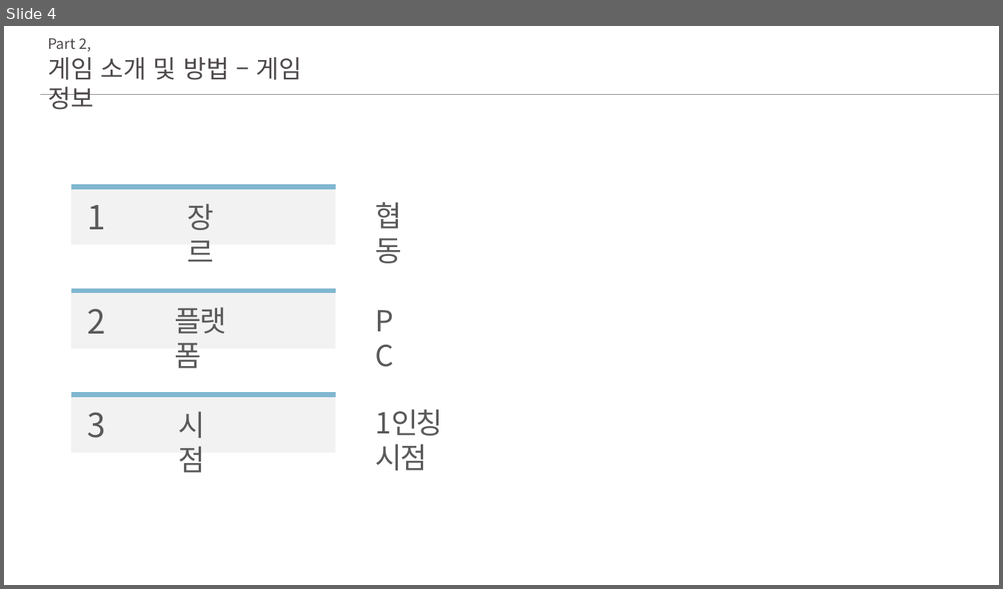
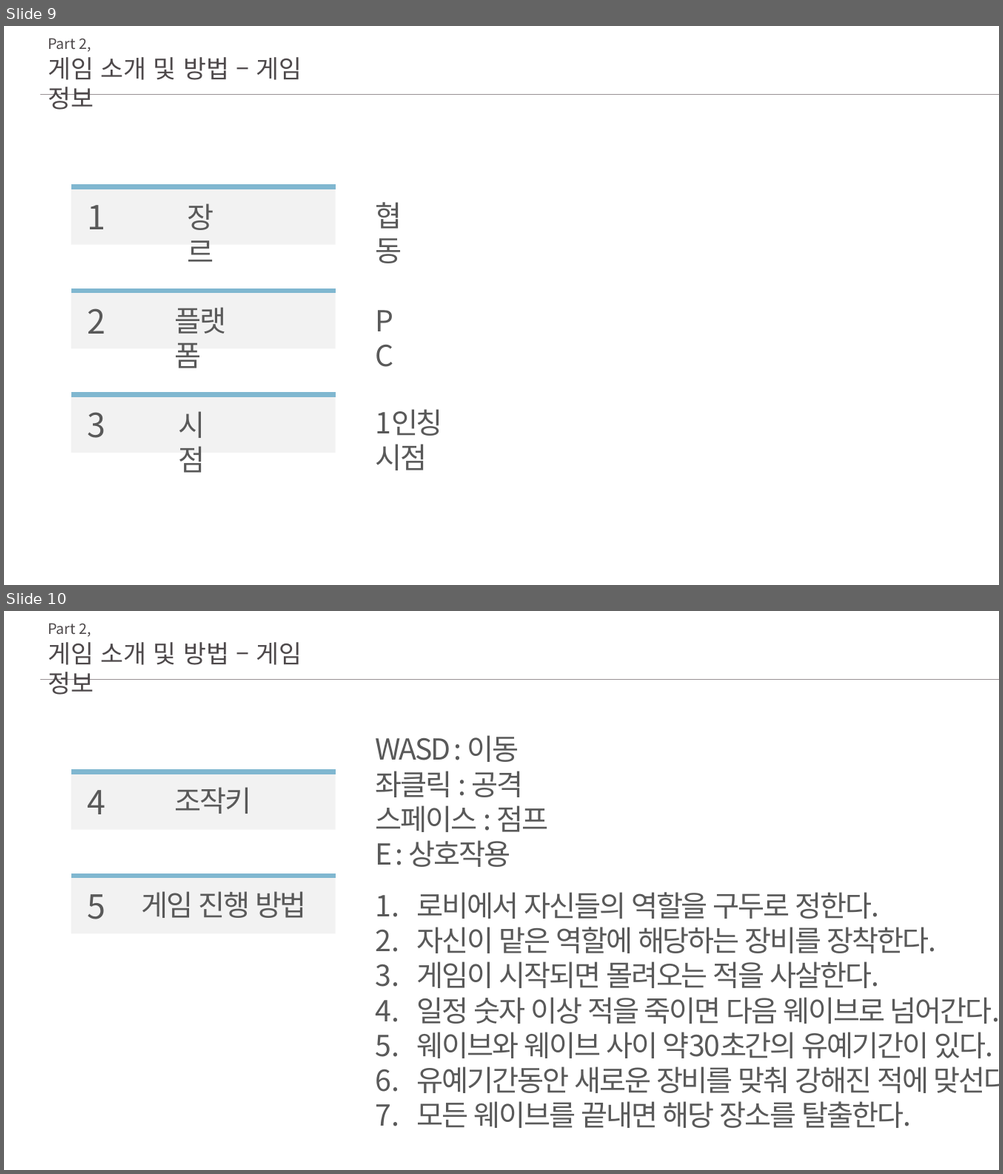
Before and after one commit to ghk01214/KPUFinalGame-deprecated-, a slide deck: docs/초안.pptx. Shown one above the other, each under a label of ours: slide 4 before the commit, slides 9 and 10 after it. The pictures are 1003x589 and 1003x1174 pixels, drawn with LibreOffice and Linux fonts; fonts in the diff are those of the drawing. Boxes give left, top, right and bottom in pixels: in the first picture for what was removed or moved away, otherwise in the second. Text is boxed around its words. In the diff, an @@ line names an element or a change of style, - is before the commit and + after.

```diff
--- a/docs/초안.pptx
+++ b/docs/초안.pptx
@@ slide 10 added at <box>4,611,999,1170</box>, background #FFFFFF @@
@@ text added at <box>48,623,91,637</box>, 14 pt, text #4D484A @@
+Part 2,
@@ text added at <box>48,642,302,695</box>, 24 pt, text #4D484A @@
+게임 소개 및 방법 – 게임 정보
@@ line added from (40, 679) to (999, 679), #989194 0.5 pt @@
@@ text added at <box>375,735,548,867</box>, 28 pt, text #595959 @@
+WASD : 이동
+좌클릭 : 공격
+스페이스 : 점프
+E : 상호작용
@@ group added at <box>71,772,336,830</box>: 2 texts, 1 rectangle, 1 line @@
+4
+조작키
@@ group added at <box>71,875,336,934</box>: 2 texts, 1 rectangle, 1 line @@
+5
+게임 진행 방법
@@ text added at <box>417,892,999,1128</box>, 28 pt, text #595959 @@
+1. 로비에서 자신들의 역할을 구두로 정한다.
+2. 자신이 맡은 역할에 해당하는 장비를 장착한다.
+3. 게임이 시작되면 몰려오는 적을 사살한다.
+4. 일정 숫자 이상 적을 죽이면 다음 웨이브로 넘어간다.
+5. 웨이브와 웨이브 사이 약30초간의 유예기간이 있다.
+6. 유예기간동안 새로운 장비를 맞춰 강해진 적에 맞선다.
+7. 모든 웨이브를 끝내면 해당 장소를 탈출한다.
@@ what was slide 4 is now slide 9 @@
```
Also in this commit, not shown: 6 slides changed, 8 other slides added, 3 slides removed.
